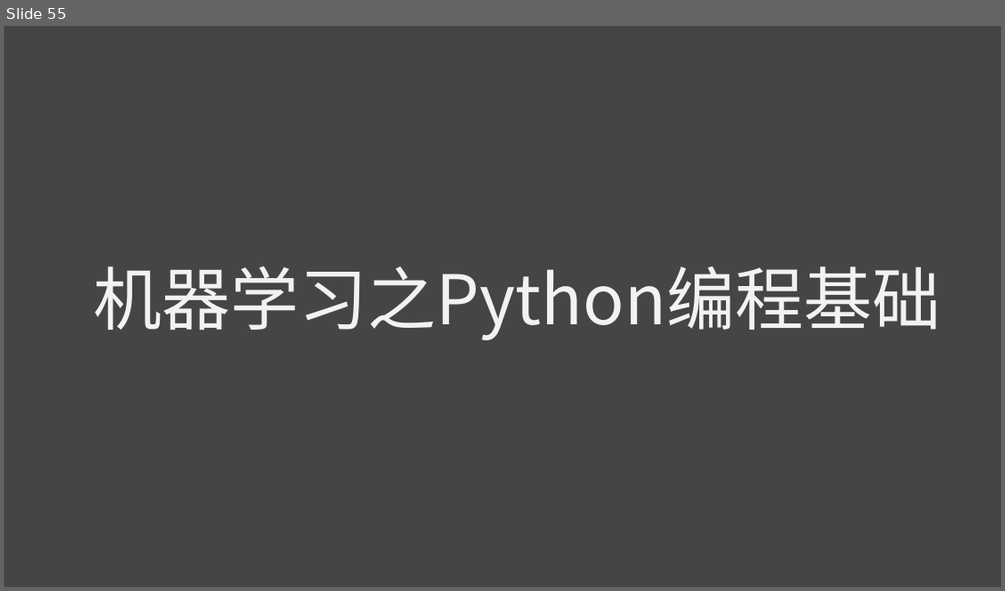
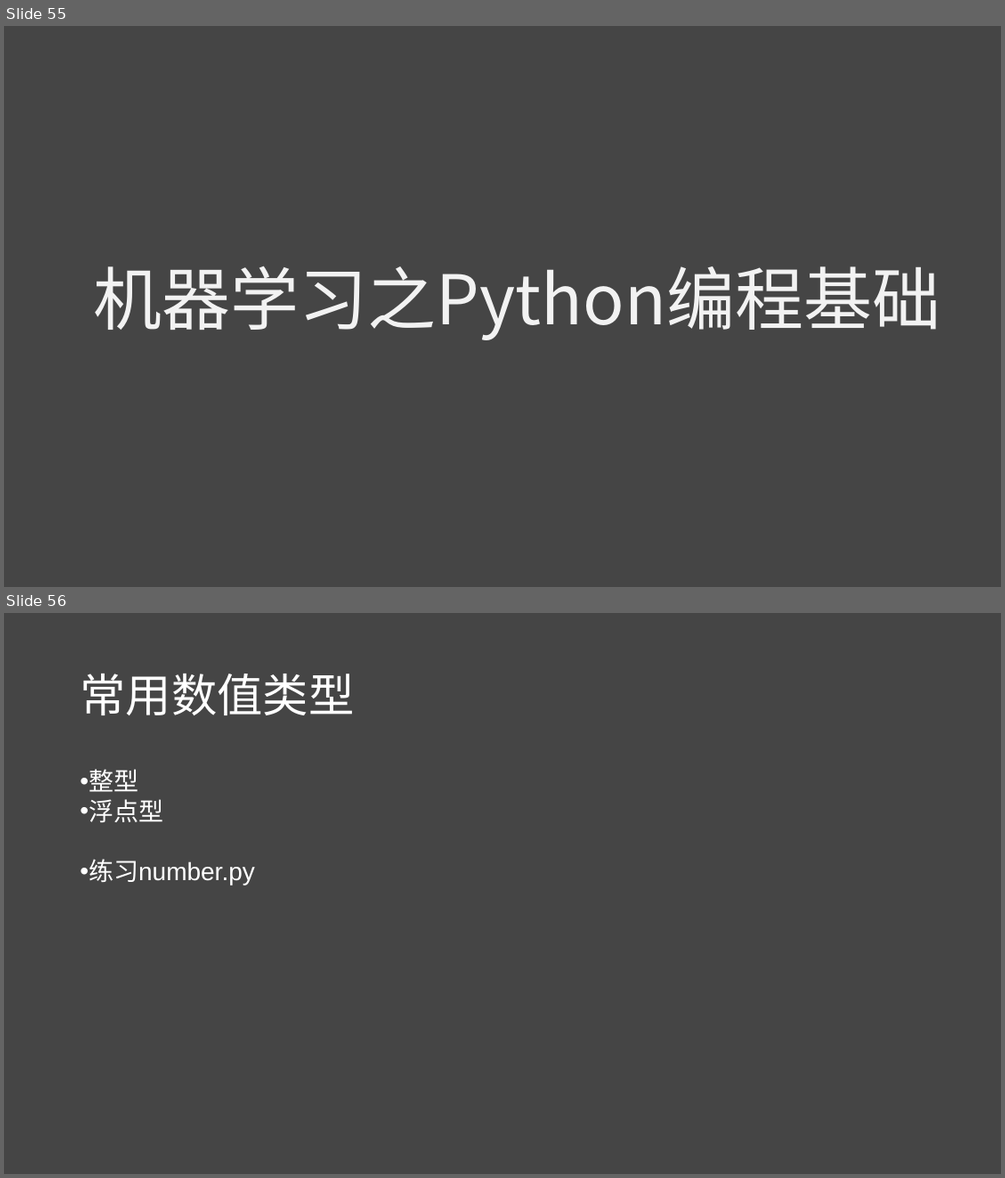
Before and after one commit to lichao312214129/lc_rsfmri_tools_python, a slide deck: The_first_ml_training/第一届机器学习实战班.pptx. Shown one above the other, each under a label of ours: slide 55 before the commit, slides 55 and 56 after it. The pictures are 1005x591 and 1005x1178 pixels, drawn with LibreOffice and Linux fonts; fonts in the diff are those of the drawing. Boxes give left, top, right and bottom in pixels: in the first picture for what was removed or moved away, otherwise in the second. Text is boxed around its words. In the diff, an @@ line names an element or a change of style, - is before the commit and + after.

```diff
--- a/The_first_ml_training/第一届机器学习实战班.pptx
+++ b/The_first_ml_training/第一届机器学习实战班.pptx
@@ slide 56 added at box(4, 613, 1001, 1174), background #454545 @@
@@ title added at box(80, 674, 354, 715), 44 pt, text #FFFFFF @@
+常用数值类型
@@ text added at box(89, 769, 255, 885), 24 pt, text #FFFFFF @@
+• 整型
+• 浮点型
+• 练习number.py
```
Also in this commit, not shown: 6 other slides added, 3 slides removed, 6 other files.
